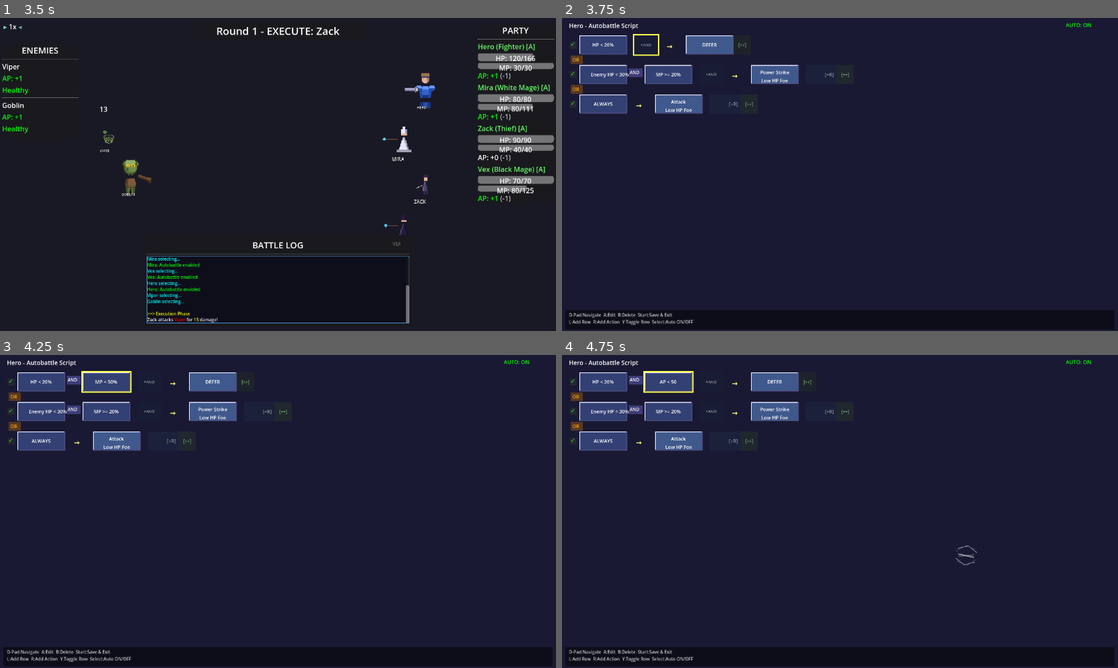
Above: before the commit, frames 1-4 (two rows, left to right).
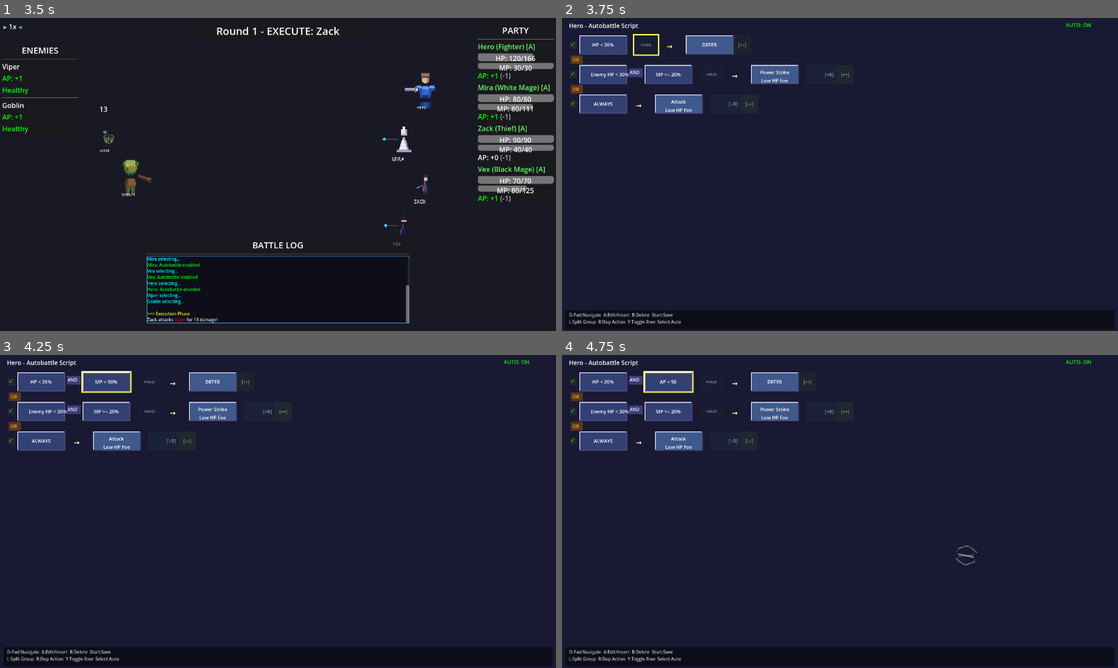
Above: after the commit, the same moments.

Repository: struktured-labs/cowardly-irregular
Game: Godot game, scene res://src/GameLoop.tscn
Same seed, same stepped clock (60 frames per second), same inputs: the game is played once before the commit and once after it.
Inputs (mouse positions are in pixels of both pictures, inside the frame that each line leads up to):
- Up to frame 1 (3.5 s): click (389, 171) at 0.52 s; click (372, 127) at 1.27 s; click (372, 215) at 2.02 s; click (389, 83) at 2.77 s
- Up to frame 2 (3.75 s): tap Enter at 3.5 s; move the mouse to (962, 158) at 3.52 s; hold Right (ui_right) from 3.53 s (still down); hold R (battle_advance) from 3.53 s (still down); click (962, 158) at 3.67 s
- Up to frame 3 (4.25 s): keep holding Right (ui_right); keep holding R (battle_advance); tap Z (ui_accept) at 3.77, 4.07 s
- Up to frame 4 (4.75 s): release Right (ui_right) at 4.25 s; release R (battle_advance) at 4.25 s; tap Z (ui_accept) at 4.25 s; drag from (728, 527) to (812, 574) at 4.27 s

Frame 1 is identical in both runs. In frame 2, 0.3% of the frame differs, in the area x 1-24%, y 94-98%; in frame 3, 0.3%; in frame 4, 0.3%.
Error in both runs: Cannot call method 'stop' on a previously freed instance. (res://src/ui/Win98Menu.gd:674)

Commit message:
Make [++] row insert button selectable and update help text
- [++] is now a navigable cell - press A to insert row after current
- Updated help hints: L:Split Group, R:Dup Action, Y:Toggle Row
- Fixed X/Y button mapping for Nintendo controller layout

🤖 Generated with [Claude Code](https://claude.com/claude-code)

Co-Authored-By: Claude Sonnet 4.5 <noreply@anthropic.com>

Diff:
--- a/src/ui/autobattle/AutobattleGridEditor.gd
+++ b/src/ui/autobattle/AutobattleGridEditor.gd
@@ -193,14 +193,14 @@
 	add_child(legend_bg)
 
 	var help_label1 = Label.new()
-	help_label1.text = "D-Pad:Navigate  A:Edit  B:Delete  Start:Save & Exit"
+	help_label1.text = "D-Pad:Navigate  A:Edit/Insert  B:Delete  Start:Save"
 	help_label1.position = Vector2(16, size.y - 44)
 	help_label1.add_theme_font_size_override("font_size", 10)
 	help_label1.add_theme_color_override("font_color", style.text.darkened(0.2))
 	add_child(help_label1)
 
 	var help_label2 = Label.new()
-	help_label2.text = "L:Add Row  R:Add Action  Y:Toggle Row  Select:Auto ON/OFF"
+	help_label2.text = "L:Split Group  R:Dup Action  Y:Toggle Row  Select:Auto"
 	help_label2.position = Vector2(16, size.y - 28)
 	help_label2.add_theme_font_size_override("font_size", 10)
 	help_label2.add_theme_color_override("font_color", style.text.darkened(0.2))
@@ -885,6 +885,14 @@
 				elif cell_type == "empty_action" and group_idx == action_groups.size():
 					# Empty action slot (after all groups)
 					return child
+				elif cell_type == "row_insert":
+					# [++] button is at the very end
+					var last_is_defer = actions.size() > 0 and actions[-1].get("type") == "defer"
+					var expected_groups = action_groups.size()
+					if actions.size() < MAX_ACTIONS and not last_is_defer:
+						expected_groups += 1  # Account for empty slot
+					if group_idx == expected_groups:
+						return child
 
 	return null
 
@@ -919,7 +927,8 @@
 	if actions.size() < MAX_ACTIONS and not last_is_defer:
 		action_slots += 1  # Include empty slot
 
-	return condition_slots + action_slots - 1
+	# +1 for the [++] row insert button at the end
+	return condition_slots + action_slots
 
 
 func _is_on_condition_cell() -> bool:
@@ -1211,6 +1220,8 @@
 		_add_action()
 	elif cell_type == "empty_condition":
 		_add_and_condition()
+	elif cell_type == "row_insert":
+		_insert_row_after(cursor_row)
 
 	SoundManager.play_ui("menu_select")
 
@@ -1440,6 +1451,24 @@
 	SoundManager.play_ui("menu_expand")
 
 
+func _insert_row_after(row_idx: int) -> void:
+	"""Insert a new rule row after the specified row index"""
+	var new_rule = {
+		"conditions": [{"type": "always"}],
+		"actions": [{"type": "attack", "target": "lowest_hp_enemy"}],
+		"enabled": true
+	}
+
+	# Insert after current row
+	rules.insert(row_idx + 1, new_rule)
+
+	# Move cursor to the new row
+	cursor_row = row_idx + 1
+	cursor_col = 0
+	_refresh_grid()
+	SoundManager.play_ui("menu_expand")
+
+
 func _toggle_row_enabled() -> void:
 	"""Toggle the enabled state of the current row"""
 	if cursor_row >= rules.size():
